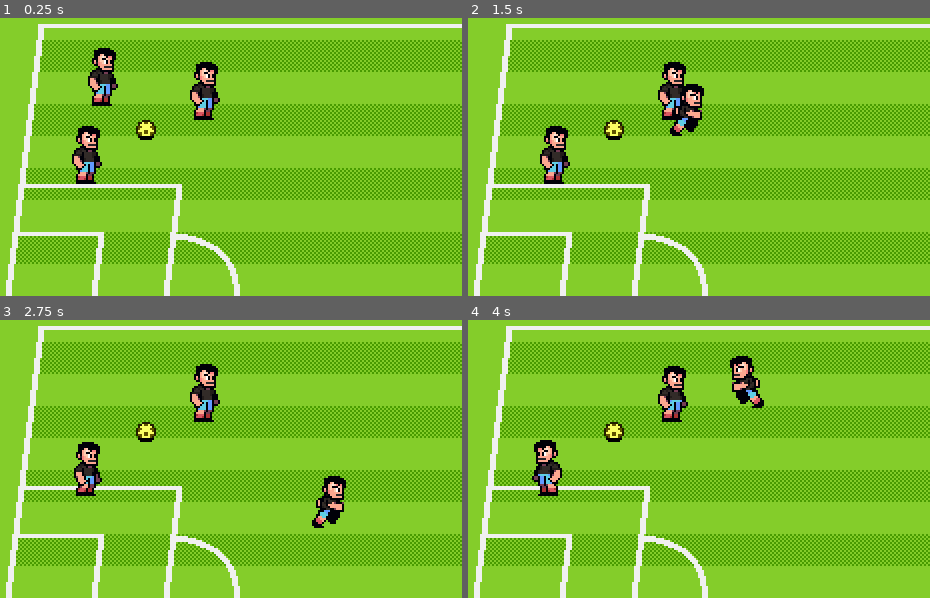
Above: before the commit, frames 1-4 (two rows, left to right).
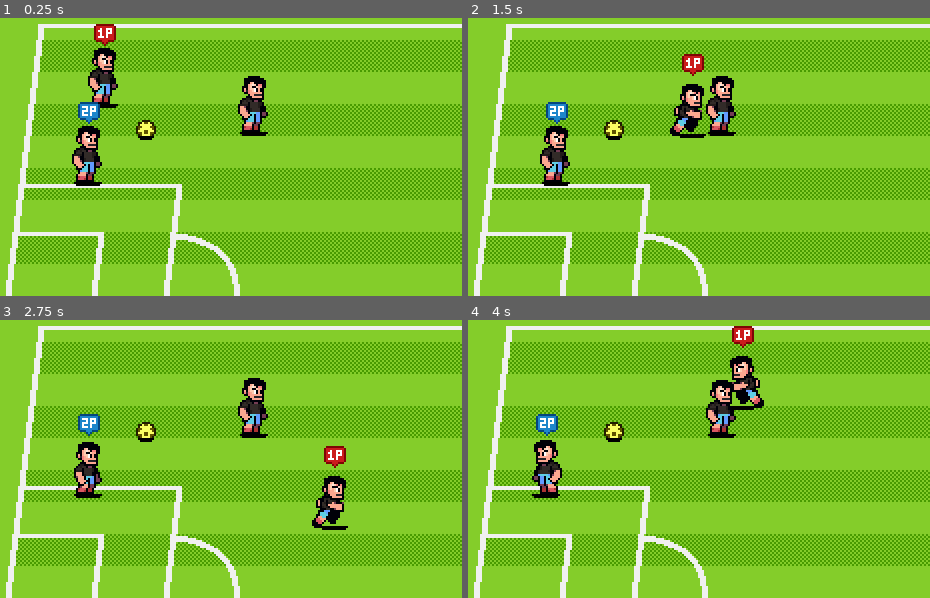
Above: after the commit, the same moments.

Repository: ifarrell625/Juego-Futbol
Game: Godot game, scene res://scenes/world.tscn
The game is run twice, just before and just after one commit, with the same random seed, the same clock (stepped at 60 frames per second) and the same inputs.
Inputs:
- Up to frame 1 (0.25 s): no input
- Up to frame 2 (1.5 s): hold Right (p1_right) 0.53-1.28 s; tap [ (p1_pass) at 0.6 s; hold Down (p1_down) from 1.28 s (still down); tap ] (p1_shoot) at 1.35 s
- Up to frame 3 (2.75 s): release Down (p1_down) at 2.03 s; hold Right (p1_right) from 2.03 s (still down); tap S (p2_down) at 2.1 s
- Up to frame 4 (4 s): release Right (p1_right) at 2.78 s; hold Up (p1_up) 2.78-3.53 s; tap A (p2_left) at 2.85 s; hold Left (p1_left) from 3.53 s (still down); tap ` (p2_pass) at 3.6 s

The runs differ from the first frame. In frame 1, 2.7% of the frame differs, in the area x 16-59%, y 2-61%; in frame 2, 2.6%; in frame 3, 2.7%, in the area x 16-76%, y 15-76%; in frame 4, 2.7%.

Commit message:
added shadow and control indicator

Diff:
--- a/scenes/characters/player.gd
+++ b/scenes/characters/player.gd
@@ -1,5 +1,11 @@
 class_name Player
 extends CharacterBody2D
+
+const CONTROL_SCHEME_MAP : Dictionary ={
+	ControlScheme.CPU: preload("res://assets/art/props/cpu.png"),
+	ControlScheme.P1: preload("res://assets/art/props/1p.png"),
+	ControlScheme.P2: preload("res://assets/art/props/2p.png")
+}
 
 enum ControlScheme{CPU, P1, P2}
 enum State {MOVING, TACKLING, RECOVERING, PREPPING_SHOT, SHOOTING, PASSING}
@@ -10,6 +16,7 @@
 @export var speed : float
 
 @onready var animation_player: AnimationPlayer = %AnimationPlayer
+@onready var control_sprite: Sprite2D = %ControlSprite
 @onready var player_sprite: Sprite2D = %PlayerSprite
 @onready var teammate_detection_area: Area2D = %TeammateDetectionArea
 
@@ -19,10 +26,12 @@
 var state_factory := PlayerStateFactory.new()
 
 func _ready() -> void:
+	set_control_texture()
 	switch_state(State.MOVING)
 
 func _process(_delta: float) -> void:
 	flip_sprites()
+	set_sprite_visibility()
 	move_and_slide()
 
 func switch_state(state: State, state_data: PlayerStateData = PlayerStateData.new()) -> void:
@@ -52,8 +61,14 @@
 	elif heading == Vector2.LEFT:
 		player_sprite.flip_h = true
 
+func set_sprite_visibility() -> void:
+	control_sprite.visible = has_ball() or not control_scheme == ControlScheme.CPU
+
 func has_ball() -> bool:
 	return ball.carrier == self
+
+func set_control_texture() -> void:
+	control_sprite.texture = CONTROL_SCHEME_MAP[control_scheme]
 
 func on_animation_complete() -> void:
 	if current_state != null:
--- a/scenes/characters/player.tscn
+++ b/scenes/characters/player.tscn
@@ -2,6 +2,8 @@
 
 [ext_resource type="Texture2D" uid="uid://uislcr50j0wd" path="res://assets/art/characters/soccer-player.png" id="1_rp718"]
 [ext_resource type="Script" uid="uid://24lgf0cglk2i" path="res://scenes/characters/player.gd" id="1_yewv4"]
+[ext_resource type="Texture2D" uid="uid://bouc6wlonwmn7" path="res://assets/art/characters/player-shadow.png" id="3_76oj4"]
+[ext_resource type="Texture2D" uid="uid://bwach6cxl2qdg" path="res://assets/art/props/1p.png" id="3_dyp2m"]
 
 [sub_resource type="Animation" id="Animation_yewv4"]
 length = 0.001
@@ -168,6 +170,13 @@
 hframes = 6
 vframes = 13
 
+[node name="ControlSprite" type="Sprite2D" parent="PlayerSprite" unique_id=2100892237]
+unique_name_in_owner = true
+position = Vector2(16, -3)
+texture = ExtResource("3_dyp2m")
+centered = false
+offset = Vector2(-7, -6)
+
 [node name="AnimationPlayer" type="AnimationPlayer" parent="." unique_id=1057626897]
 unique_name_in_owner = true
 libraries/ = SubResource("AnimationLibrary_dyp2m")
@@ -186,3 +195,8 @@
 
 [node name="CollisionPolygon2D" type="CollisionPolygon2D" parent="TeammateDetectionArea" unique_id=530881036]
 polygon = PackedVector2Array(0, -40, 280, -150, 330, -100, 330, 100, 280, 150, 0, 40)
+
+[node name="ShadowSprite" type="Sprite2D" parent="." unique_id=794274758]
+texture = ExtResource("3_76oj4")
+centered = false
+offset = Vector2(-8, -15)
--- a/scenes/world.tscn
+++ b/scenes/world.tscn
@@ -33,8 +33,8 @@
 ball = NodePath("../Ball")
 control_scheme = 1
 
-[node name="Player2" parent="ActorsContainer" unique_id=1537523980 node_paths=PackedStringArray("ball") instance=ExtResource("4_k0juu")]
-position = Vector2(152, 92)
+[node name="Player2" parent="ActorsContainer" unique_id=753036420 node_paths=PackedStringArray("ball") instance=ExtResource("4_k0juu")]
+position = Vector2(176, 99)
 ball = NodePath("../Ball")
 
 [node name="Player3" parent="ActorsContainer" unique_id=754956081 node_paths=PackedStringArray("ball") instance=ExtResource("4_k0juu")]
